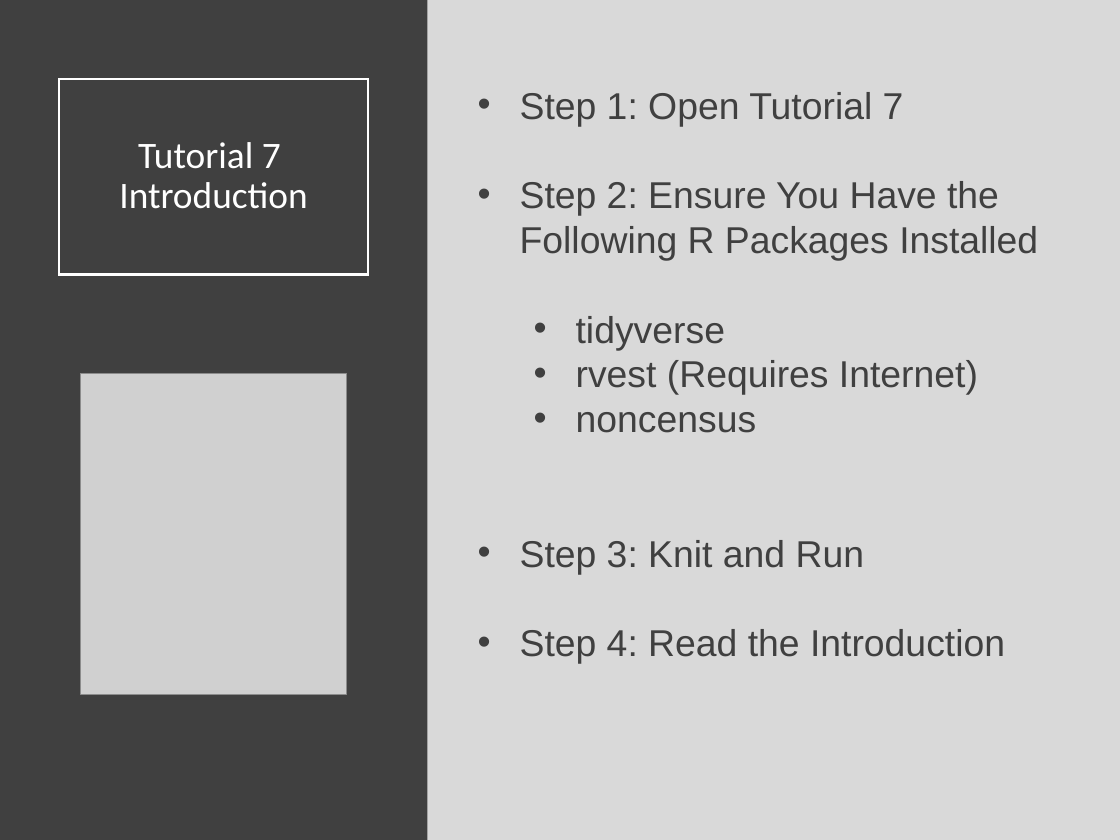
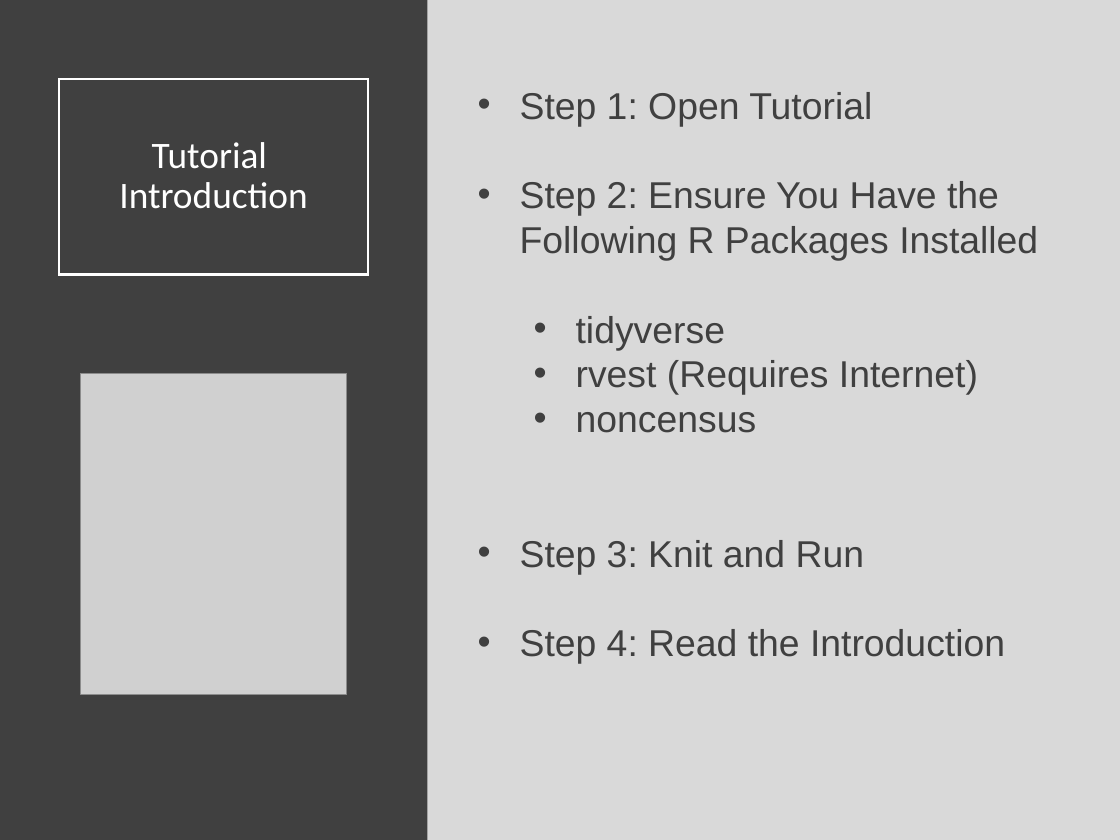
Before and after one commit to Yixf-Self/STOR320_WEBSITE, a slide deck: slide 8 of Lecture/Web Scraping 1/Web_Scraping_1_Lecture.pptx. Drawn at 1120x840 pixels with LibreOffice and Linux fonts; fonts in the diff are those of the drawing; grey boxes stand for pictures. Boxes give left, top, right and bottom in pixels: in the first picture for what was removed or moved away, otherwise in the second. Text is boxed around its words. In the diff, an @@ line names an element or a change of style, - is before the commit and + after.

```diff
--- a/Lecture/Web Scraping 1/Web_Scraping_1_Lecture.pptx
+++ b/Lecture/Web Scraping 1/Web_Scraping_1_Lecture.pptx
@@ text at bbox=[520, 92, 872, 126]: text changed @@
-• Step 1: Open Tutorial 7
+• Step 1: Open Tutorial
@@ title at bbox=[119, 142, 307, 209]: text changed @@
-Tutorial 7
-Introduction
+Tutorial
+Introduction
```
Also in this commit, not shown: 4 other files.
